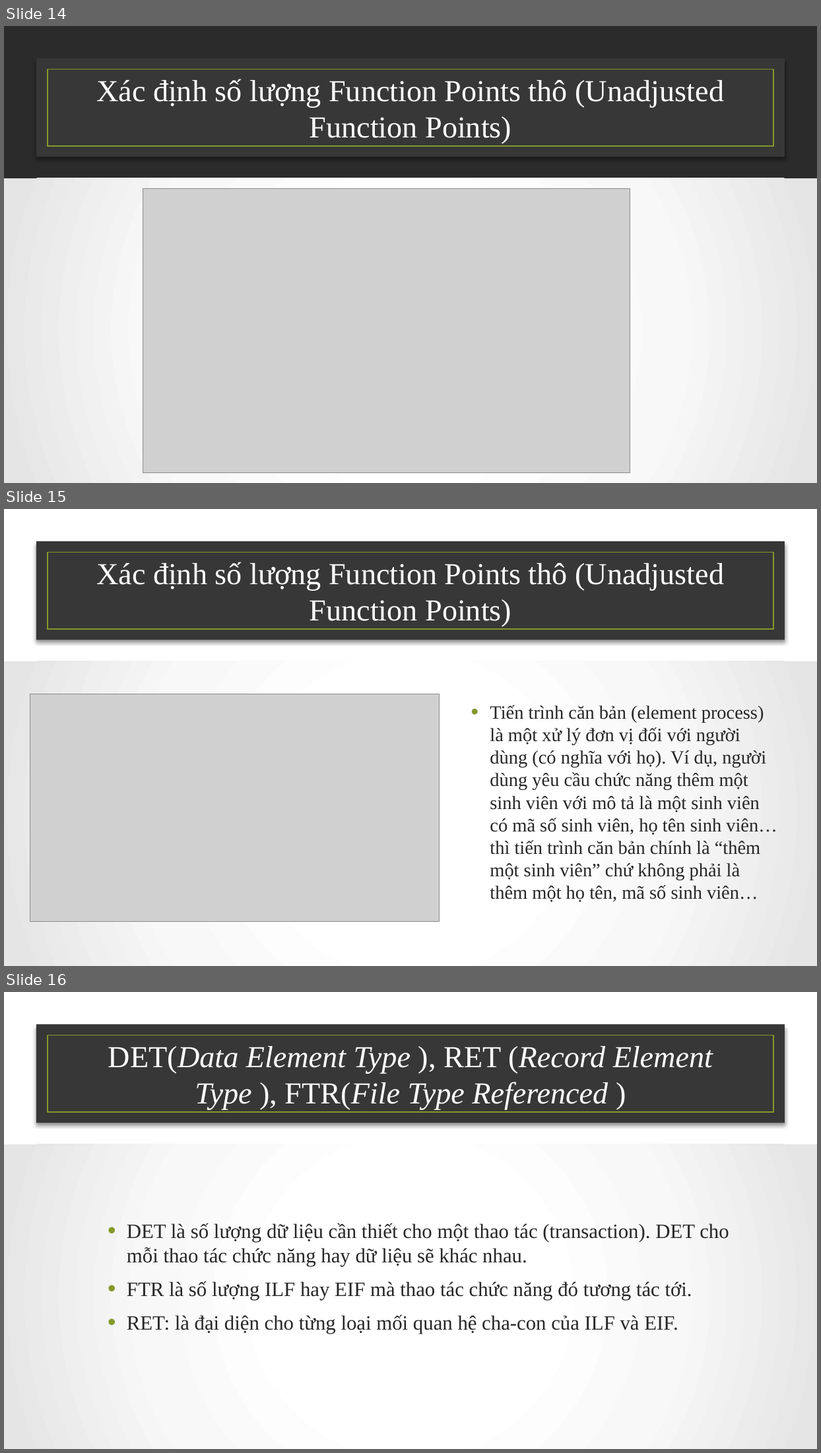
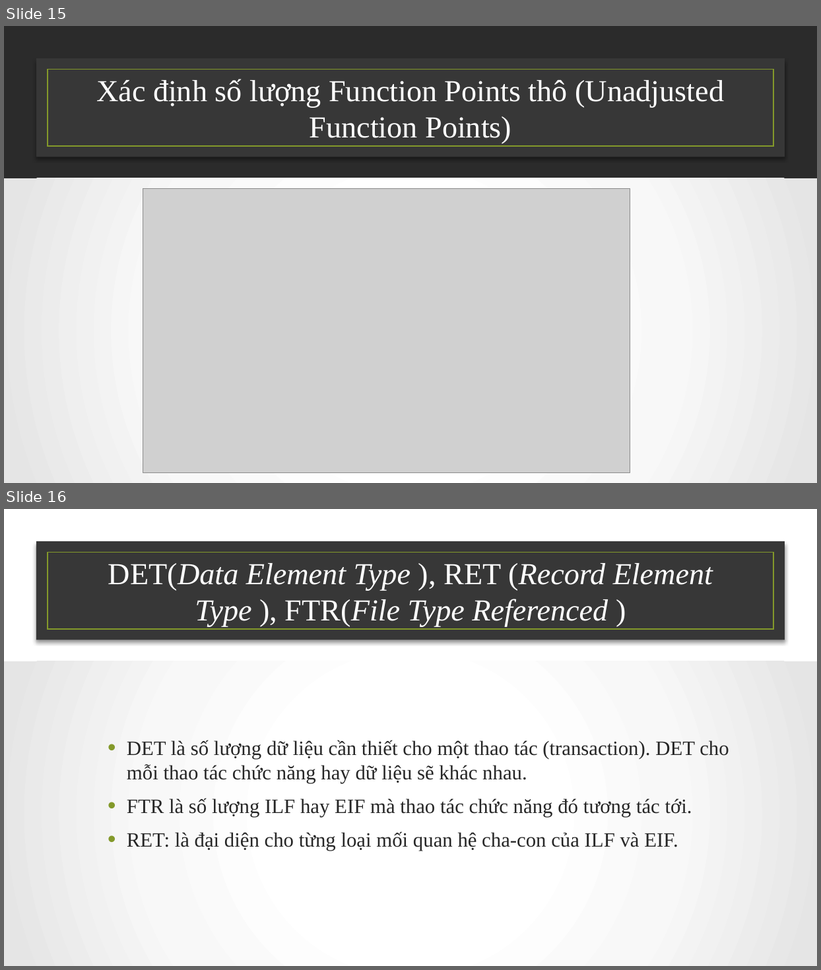
Before and after one commit to NamBang/CEMEM, a slide deck: FILE_BAO_CAO/Funciton-Point .pptx. Shown one above the other, each under a label of ours: slides 14, 15 and 16 before the commit, slides 15 and 16 after it. The pictures are 821x1453 and 821x970 pixels, drawn with LibreOffice and Linux fonts; fonts in the diff are those of the drawing; grey boxes stand for pictures; background and template pictures are left out; a plain dark background stands for a picture behind light text. Boxes give left, top, right and bottom in pixels: in the first picture for what was removed or moved away, otherwise in the second. Text is boxed around its words. In the diff, an @@ line names an element or a change of style, - is before the commit and + after.

Commit message:
update function point

```diff
--- a/FILE_BAO_CAO/Funciton-Point .pptx
+++ b/FILE_BAO_CAO/Funciton-Point .pptx
@@ slide 15 removed at <box>4,509,817,966</box>, background picture (left out) @@
@@ rectangle removed at <box>36,541,785,640</box> @@
@@ rectangle removed at <box>48,553,774,629</box> @@
@@ title removed at <box>96,562,725,627</box> @@
-Xác định số lượng Function Points thô (Unadjusted Function Points)
@@ rectangle removed at <box>4,661,817,966</box> @@
@@ picture removed at <box>30,694,439,922</box> @@
@@ text removed at <box>490,705,777,902</box> @@
-• Tiến trình căn bản (element process) là một xử lý đơn vị đối với người dùng (có nghĩa với họ). Ví dụ, người dùng yêu cầu chức năng thêm một sinh viên với mô tả là một sinh viên có mã số sinh viên, họ tên sinh viên… thì tiến trình căn bản chính là “thêm một sinh viên” chứ không phải là thêm một họ tên, mã số sinh viên…
@@ what was slide 14 is now slide 15 @@
```
Also in this commit, not shown: 15 slides changed, 5 slides added, 1 other slide removed.
